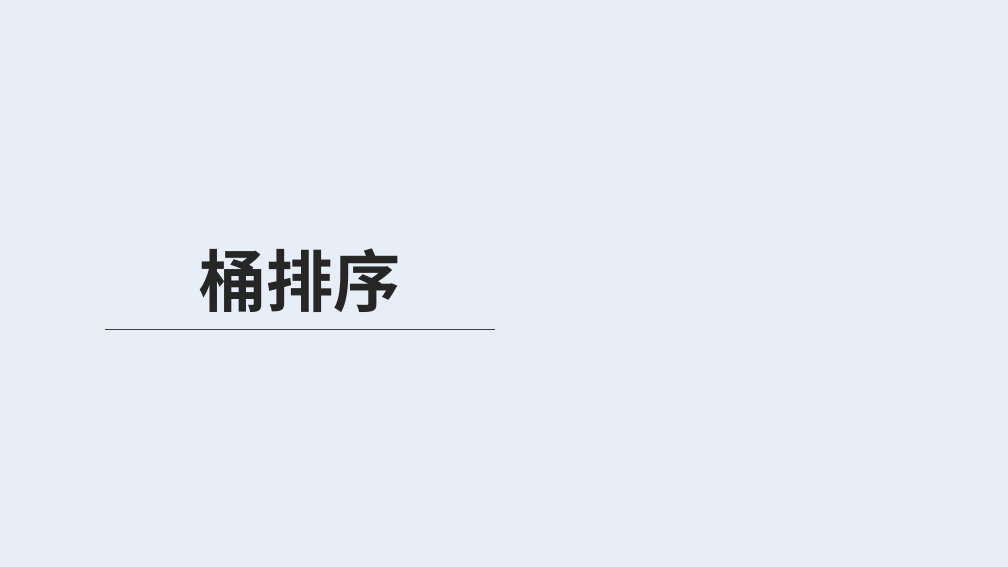
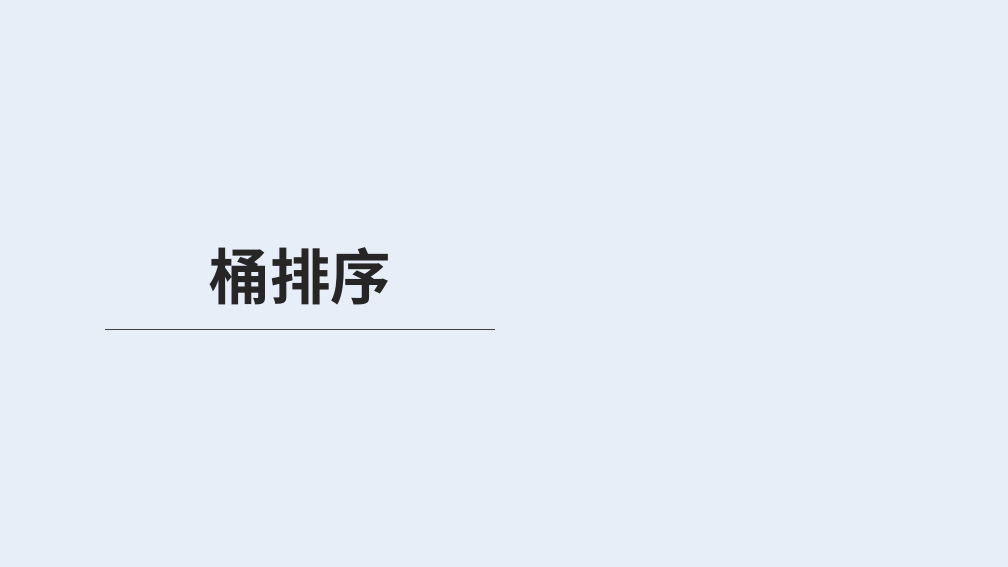
Before and after one commit to jj56313751/weijing-studybook, a slide deck: slide 1 of 算法/排序算法/桶排序/桶排序.pptx. Drawn at 1008x567 pixels with LibreOffice and Linux fonts; fonts in the diff are those of the drawing; background and template pictures are left out. Boxes give left, top, right and bottom in pixels: in the first picture for what was removed or moved away, otherwise in the second. Text is boxed around its words. In the diff, an @@ line names an element or a change of style, - is before the commit and + after.

Commit message:
桶排序ppt

```diff
--- a/算法/排序算法/桶排序/桶排序.pptx
+++ b/算法/排序算法/桶排序/桶排序.pptx
@@ title "桶排序" at (x1=210, y1=247, x2=391, y2=305): size 64 to 57.6 pt @@
```
Also in this commit, not shown: 1 other slide changed, 3 slides added.
